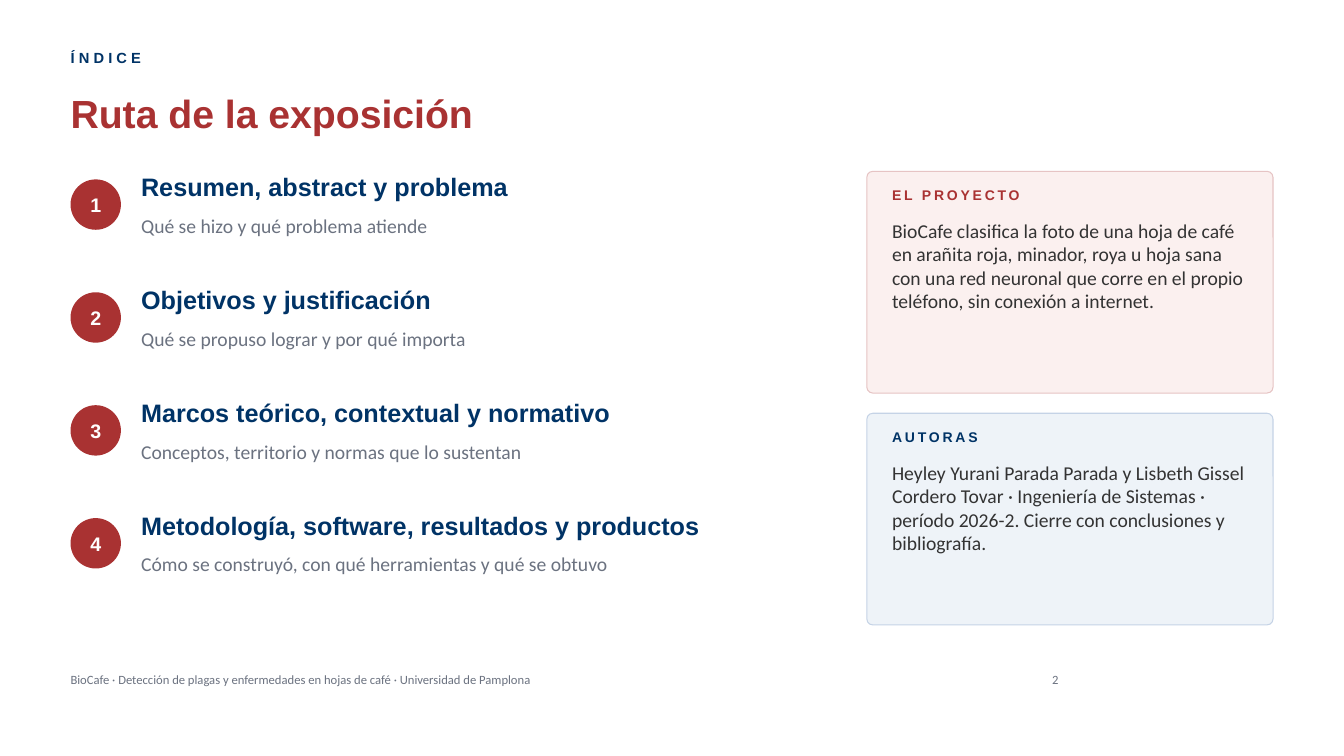
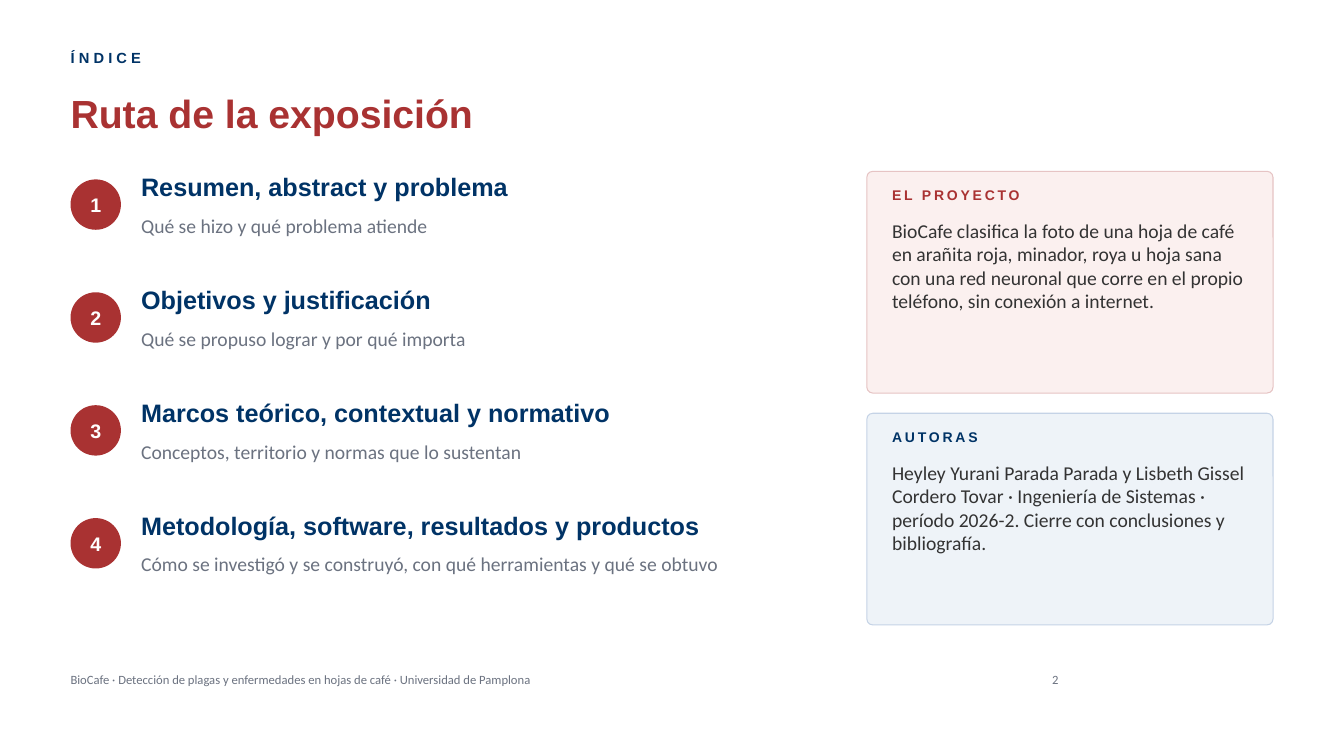
Before and after one commit to heyleyp14/cafe, a slide deck: slide 2 of entrega/Presentacion_BioCafe.pptx. Drawn at 1344x756 pixels with LibreOffice and Linux fonts; fonts in the diff are those of the drawing; background and template pictures are left out. Boxes give left, top, right and bottom in pixels: in the first picture for what was removed or moved away, otherwise in the second. Text is boxed around its words. In the diff, an @@ line names an element or a change of style, - is before the commit and + after.

```diff
--- a/entrega/Presentacion_BioCafe.pptx
+++ b/entrega/Presentacion_BioCafe.pptx
@@ text at <box>141,557,717,575</box>: text changed @@
-Cómo se construyó, con qué herramientas y qué se obtuvo
+Cómo se investigó y se construyó, con qué herramientas y qué se obtuvo
```
Also in this commit, not shown: 2 other slides changed, 1 slide added, 1 slide removed, 1 other file.
